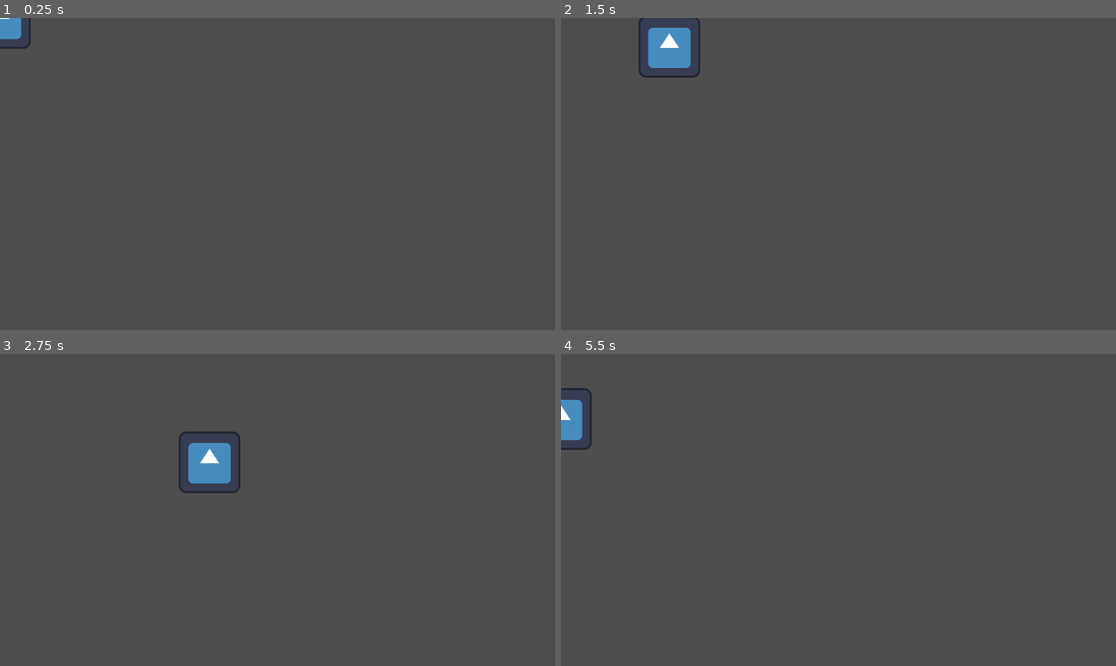
Above: before the commit, frames 1-4 (two rows, left to right).
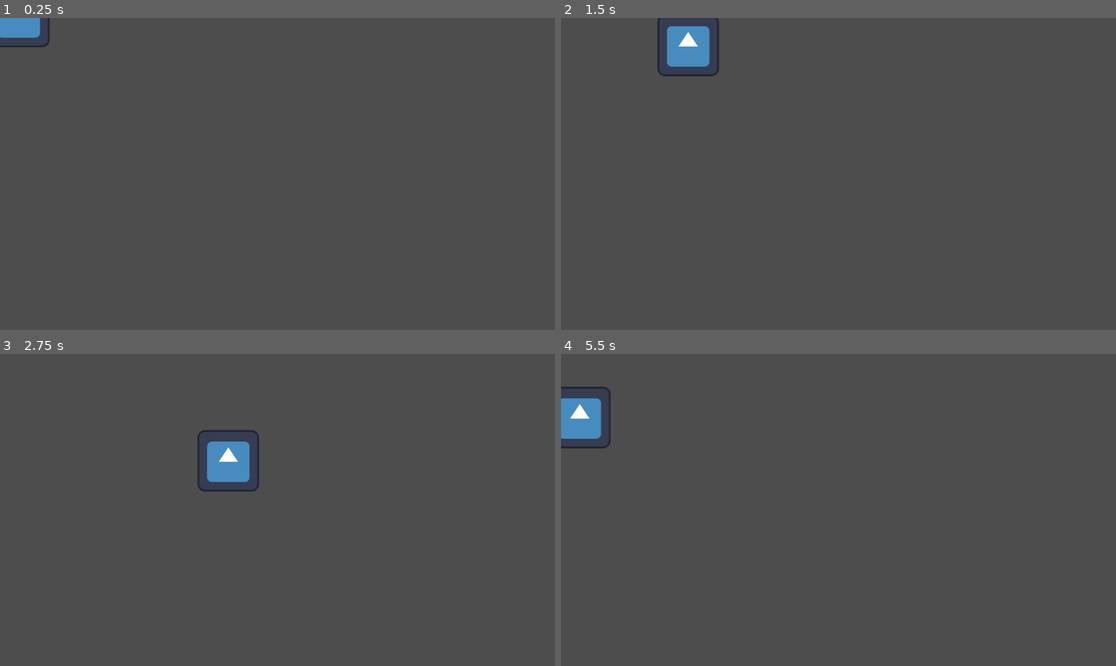
Above: after the commit, the same moments.

Repository: TheKatealyst/GodotGame
Game: Godot game, scene res://scenes/player.tscn
Same seed, same stepped clock (60 frames per second), same inputs: the game is played once before the commit and once after it. The engine's default icon, where the game draws it, is replaced by a stand-in: a white triangle on a blue panel in a dark square.
Inputs:
- Up to frame 1 (0.25 s): no input
- Up to frame 2 (1.5 s): tap Enter at 0.5 s; hold Right (ui_right) 0.53-1.28 s; hold Down (ui_down) from 1.28 s (still down)
- Up to frame 3 (2.75 s): release Down (ui_down) at 2.03 s; hold Right (ui_right) from 2.03 s (still down)
- Up to frame 4 (5.5 s): release Right (ui_right) at 2.78 s; hold Up (ui_up) 2.78-3.53 s; hold Left (ui_left) 3.53-5.03 s; hold Down (ui_down) from 5.03 s (still down)

The runs differ from the first frame. In frame 1, 0.3% of the frame differs, in the area x 0-9%, y 0-10%; in frame 2, 1.3%; in frame 3, 1.4%, in the area x 32-47%, y 24-45%; in frame 4, 0.8%.

Commit message:
Update player.tscn

Diff:
--- a/scenes/player.tscn
+++ b/scenes/player.tscn
@@ -20,5 +20,6 @@
 [node name="CollisionShape2D" type="CollisionShape2D" parent="."]
 
 [node name="AnimatedSprite2D" type="AnimatedSprite2D" parent="."]
+position = Vector2(39, -3)
 sprite_frames = SubResource("SpriteFrames_65jhg")
 animation = &"Idle"
